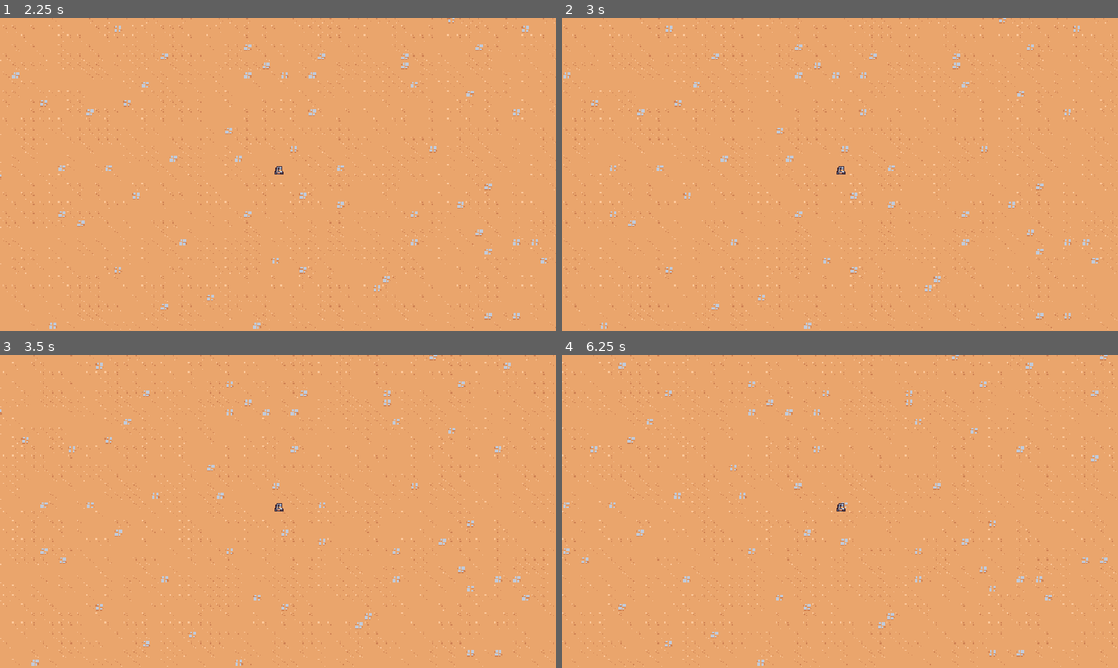
Above: before the commit, frames 1-4 (two rows, left to right).
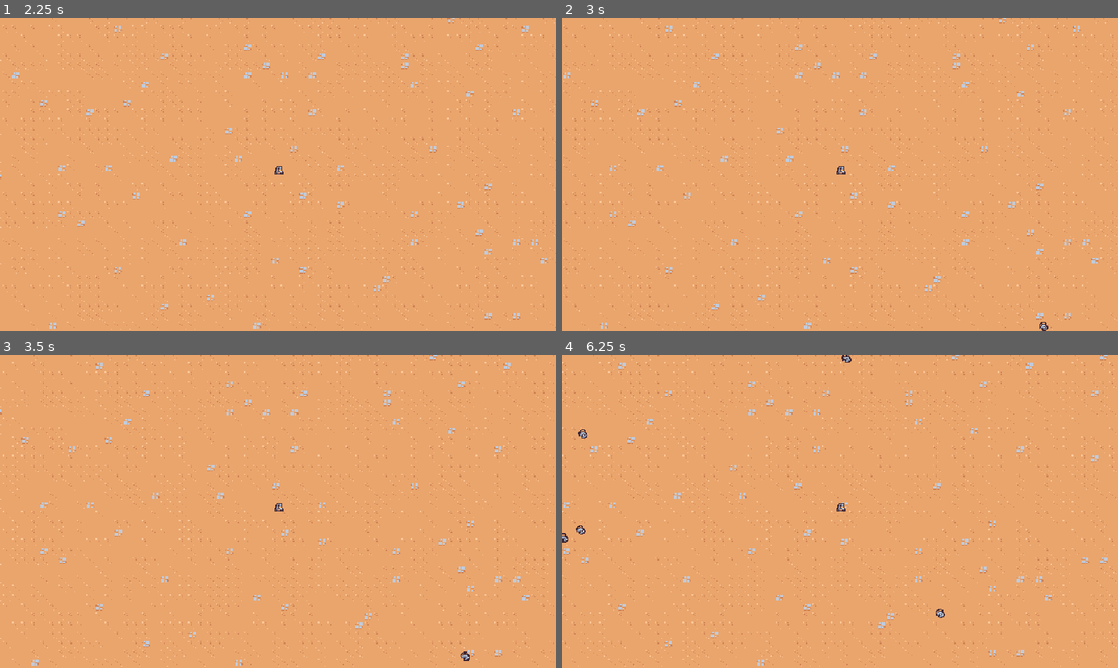
Above: after the commit, the same moments.

Repository: DaZang/godot-wild-jam-82-unseen
Game: Godot game, scene res://main.tscn
Two runs of this game, one before a commit and one after it. Both use one fixed random seed, a clock stepped at 60 frames per second and the inputs below.
Inputs:
- Up to frame 1 (2.25 s): no input
- Up to frame 2 (3 s): no input
- Up to frame 3 (3.5 s): no input
- Up to frame 4 (6.25 s): no input

Frame 1 is identical in both runs. In frame 2, less than 0.1% of the frame differs, in the area x 85-88%, y 97-100%; in frame 3, less than 0.1%; in frame 4, 0.2%, in the area x 0-69%, y 0-84%.

Commit message:
✨ spawn basic enemies

Diff:
--- /dev/null
+++ b/entities/enemies/enemy_manager.gd
@@ -0,0 +1,27 @@
+extends Node
+
+const SPAWN_RADIUS = 500
+
+@export var basic_enemy_scene: PackedScene
+@export var hero: Hero
+
+@onready var spawn_timer: Timer = $SpawnTimer
+
+
+func _ready():
+	spawn_timer.timeout.connect(on_timer_timeout)
+
+
+func on_timer_timeout():
+	var hero = get_tree().get_first_node_in_group("hero") as Hero
+	if hero == null:
+		return
+
+	var random_direction = Vector2.RIGHT.rotated(randf_range(0, TAU))
+	var spawn_position = hero.global_position + (random_direction * SPAWN_RADIUS)
+
+	var enemy = basic_enemy_scene.instantiate() as Node2D
+
+	var entities_layer = get_tree().get_first_node_in_group("entities_node")
+	entities_layer.add_child(enemy)
+	enemy.global_position = spawn_position
--- /dev/null
+++ b/entities/enemies/enemy_manager.tscn
@@ -0,0 +1,9 @@
+[gd_scene load_steps=2 format=3 uid="uid://dt8yt77lmypr1"]
+
+[ext_resource type="Script" uid="uid://bbefo68shbumf" path="res://entities/enemies/enemy_manager.gd" id="1_ulrvu"]
+
+[node name="EnemyManager" type="Node"]
+script = ExtResource("1_ulrvu")
+
+[node name="SpawnTimer" type="Timer" parent="."]
+autostart = true
--- /dev/null
+++ b/entities/enemies/rat_enemy.gd
@@ -0,0 +1,17 @@
+extends CharacterBody2D
+
+const MAX_SPEED = 40
+
+@onready var health_component: HealthComponent = $HealthComponent
+
+
+func _process(delta):
+	var direction = get_direction_to_player()
+	velocity = direction * MAX_SPEED
+	move_and_slide()
+
+func get_direction_to_player():
+	var hero = get_tree().get_first_node_in_group("hero") as Hero
+	if hero != null:
+		return (hero.global_position - global_position).normalized()
+	return Vector2.ZERO
--- /dev/null
+++ b/entities/enemies/rat_enemy.tscn
@@ -0,0 +1,23 @@
+[gd_scene load_steps=6 format=3 uid="uid://dwiphkghmc054"]
+
+[ext_resource type="Script" uid="uid://dbx80o7yc507t" path="res://entities/enemies/rat_enemy.gd" id="1_17qpt"]
+[ext_resource type="Texture2D" uid="uid://bgo0avcv2w20o" path="res://entities/enemies/rat_enemy.png" id="1_s8ari"]
+[ext_resource type="PackedScene" uid="uid://c1nox6x4jf5pr" path="res://entities/health_component.tscn" id="3_0xmro"]
+[ext_resource type="Script" uid="uid://d2g43t2ghr32x" path="res://entities/health_component.gd" id="4_q0ekb"]
+
+[sub_resource type="CircleShape2D" id="CircleShape2D_s8ari"]
+radius = 4.0
+
+[node name="RatEnemy" type="CharacterBody2D"]
+script = ExtResource("1_17qpt")
+
+[node name="Sprite2D" type="Sprite2D" parent="."]
+position = Vector2(0, -5)
+texture = ExtResource("1_s8ari")
+
+[node name="CollisionShape2D" type="CollisionShape2D" parent="."]
+position = Vector2(0, -4)
+shape = SubResource("CircleShape2D_s8ari")
+
+[node name="HealthComponent" parent="." instance=ExtResource("3_0xmro")]
+script = ExtResource("4_q0ekb")
--- /dev/null
+++ b/entities/health_component.gd
@@ -0,0 +1,30 @@
+extends Node
+class_name HealthComponent
+
+signal died
+signal health_changed
+
+@export var max_health: float = 10
+var current_health
+
+
+func _ready():
+	current_health = max_health
+
+
+func damage(damage_amount: float):
+	current_health = max(current_health - damage_amount, 0)
+	health_changed.emit()
+	Callable(check_death).call_deferred() # TODO: shouldn't it work without Callable() as well?
+
+
+func get_health_percent():
+	if max_health <= 0:
+		return 0
+	return min(current_health / max_health, 1)
+
+
+func check_death():
+	if current_health == 0:
+		died.emit()
+		owner.queue_free()
--- /dev/null
+++ b/entities/health_component.tscn
@@ -0,0 +1,3 @@
+[gd_scene format=3 uid="uid://c1nox6x4jf5pr"]
+
+[node name="HealthComponent" type="Node"]
--- a/entities/hero/hero.tscn
+++ b/entities/hero/hero.tscn
@@ -6,7 +6,7 @@
 [sub_resource type="CircleShape2D" id="CircleShape2D_qerkk"]
 radius = 4.0
 
-[node name="Hero" type="CharacterBody2D"]
+[node name="Hero" type="CharacterBody2D" groups=["hero"]]
 script = ExtResource("1_er2o3")
 
 [node name="Sprite2D" type="Sprite2D" parent="."]
--- a/environments/level.tscn
+++ b/environments/level.tscn
@@ -1,8 +1,10 @@
-[gd_scene load_steps=6 format=4 uid="uid://bx548ebid5r8x"]
+[gd_scene load_steps=8 format=4 uid="uid://bx548ebid5r8x"]
 
 [ext_resource type="Texture2D" uid="uid://c0ocjoa2veaoy" path="res://tilemap_packed.png" id="1_rn1uv"]
 [ext_resource type="PackedScene" uid="uid://dgm7p5lm400is" path="res://entities/hero/hero.tscn" id="2_qerkk"]
 [ext_resource type="PackedScene" uid="uid://c2s33a54tya55" path="res://game_camera_2d.tscn" id="3_qerkk"]
+[ext_resource type="PackedScene" uid="uid://dt8yt77lmypr1" path="res://entities/enemies/enemy_manager.tscn" id="4_hg43l"]
+[ext_resource type="PackedScene" uid="uid://dwiphkghmc054" path="res://entities/enemies/rat_enemy.tscn" id="5_kmher"]
 
 [sub_resource type="TileSetAtlasSource" id="TileSetAtlasSource_eepu7"]
 texture = ExtResource("1_rn1uv")
@@ -158,8 +160,14 @@
 tile_map_data = PackedByteArray("AAAAAAAAAAABAAQAAAABAAAAAAAAAAQAAAABAAEAAAAAAAQAAAACAAEAAAAAAAQAAAACAAIAAAAAAAQAAAADAA …(159328 unchanged characters)…
 tile_set = SubResource("TileSet_qerkk")
 
-[node name="Hero" parent="." instance=ExtResource("2_qerkk")]
+[node name="GameCamera2D" parent="." node_paths=PackedStringArray("hero") instance=ExtResource("3_qerkk")]
+hero = NodePath("../Entities/Hero")
+
+[node name="EnemyManager" parent="." node_paths=PackedStringArray("hero") instance=ExtResource("4_hg43l")]
+basic_enemy_scene = ExtResource("5_kmher")
+hero = NodePath("../Entities/Hero")
+
+[node name="Entities" type="Node2D" parent="." groups=["entities_node"]]
+
+[node name="Hero" parent="Entities" instance=ExtResource("2_qerkk")]
 position = Vector2(550, 340)
-
-[node name="GameCamera2D" parent="." node_paths=PackedStringArray("hero") instance=ExtResource("3_qerkk")]
-hero = NodePath("../Hero")
--- a/project.godot
+++ b/project.godot
@@ -30,6 +30,7 @@
 [global_group]
 
 entities_node="the node that holds all entities in a level"
+hero="the hero of the game"
 
 [input]
 
Not shown, added: entities/enemies/enemy_manager.gd.uid
Not shown, added: entities/enemies/rat_enemy.gd.uid
Binary file added: entities/enemies/rat_enemy.png
Not shown, added: entities/enemies/rat_enemy.png.import
Not shown, added: entities/health_component.gd.uid
